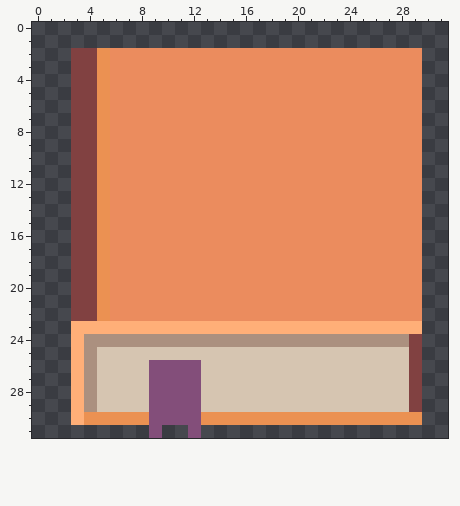
File history of a pixel-art sprite, Multy_Isaac/Assets/Resources/Sources/Images/Dic.png. This is how it looked before the edit.
The file is 32x32 pixels.
After the commit:
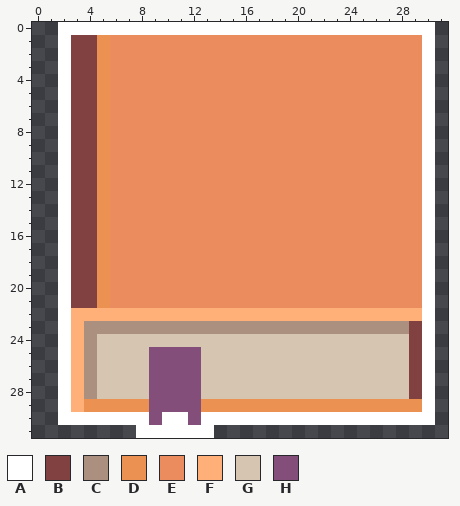
Palette (. is transparent): A #ffffff  B #814141  C #ab907f  D #eb9152  E #eb8c5e  F #ffaf78  G #d6c5b1  H #834e7a
Changes in this commit:
{"y":0,"x":2,"old":".............................","new":"AAAAAAAAAAAAAAAAAAAAAAAAAAAAA"}
{"y":1,"x":2,"old":".............................","new":"ABBDEEEEEEEEEEEEEEEEEEEEEEEEA"}
{"y":2,"x":2,"old":".","new":"A"}
{"y":2,"x":30,"old":".","new":"A"}
{"y":3,"x":2,"old":".","new":"A"}
{"y":3,"x":30,"old":".","new":"A"}
{"y":4,"x":2,"old":".","new":"A"}
{"y":4,"x":30,"old":".","new":"A"}
{"y":5,"x":2,"old":".","new":"A"}
{"y":5,"x":30,"old":".","new":"A"}
{"y":6,"x":2,"old":".","new":"A"}
{"y":6,"x":30,"old":".","new":"A"}
{"y":7,"x":2,"old":".","new":"A"}
{"y":7,"x":30,"old":".","new":"A"}
{"y":8,"x":2,"old":".","new":"A"}
{"y":8,"x":30,"old":".","new":"A"}
{"y":9,"x":2,"old":".","new":"A"}
{"y":9,"x":30,"old":".","new":"A"}
{"y":10,"x":2,"old":".","new":"A"}
{"y":10,"x":30,"old":".","new":"A"}
{"y":11,"x":2,"old":".","new":"A"}
{"y":11,"x":30,"old":".","new":"A"}
{"y":12,"x":2,"old":".","new":"A"}
{"y":12,"x":30,"old":".","new":"A"}
{"y":13,"x":2,"old":".","new":"A"}
{"y":13,"x":30,"old":".","new":"A"}
{"y":14,"x":2,"old":".","new":"A"}
{"y":14,"x":30,"old":".","new":"A"}
{"y":15,"x":2,"old":".","new":"A"}
{"y":15,"x":30,"old":".","new":"A"}
{"y":16,"x":2,"old":".","new":"A"}
{"y":16,"x":30,"old":".","new":"A"}
{"y":17,"x":2,"old":".","new":"A"}
{"y":17,"x":30,"old":".","new":"A"}
{"y":18,"x":2,"old":".","new":"A"}
{"y":18,"x":30,"old":".","new":"A"}
{"y":19,"x":2,"old":".","new":"A"}
{"y":19,"x":30,"old":".","new":"A"}
{"y":20,"x":2,"old":".","new":"A"}
{"y":20,"x":30,"old":".","new":"A"}
{"y":21,"x":2,"old":".","new":"A"}
{"y":21,"x":30,"old":".","new":"A"}
{"y":22,"x":2,"old":".BBDEEEEEEEEEEEEEEEEEEEEEEEE.","new":"AFFFFFFFFFFFFFFFFFFFFFFFFFFFA"}
{"y":23,"x":2,"old":".","new":"A"}
{"y":23,"x":4,"old":"FFFFFFFFFFFFFFFFFFFFFFFFFF.","new":"CCCCCCCCCCCCCCCCCCCCCCCCCBA"}
{"y":24,"x":2,"old":".","new":"A"}
{"y":24,"x":5,"old":"CCCCCCCCCCCCCCCCCCCCCCCC","new":"GGGGGGGGGGGGGGGGGGGGGGGG"}
{"y":24,"x":30,"old":".","new":"A"}
{"y":25,"x":2,"old":".","new":"A"}
{"y":25,"x":9,"old":"GGGG","new":"HHHH"}
{"y":25,"x":30,"old":".","new":"A"}
{"y":26,"x":2,"old":".","new":"A"}
{"y":26,"x":30,"old":".","new":"A"}
{"y":27,"x":2,"old":".","new":"A"}
{"y":27,"x":30,"old":".","new":"A"}
{"y":28,"x":2,"old":".","new":"A"}
{"y":28,"x":30,"old":".","new":"A"}
{"y":29,"x":2,"old":".","new":"A"}
{"y":29,"x":4,"old":"CGGGG","new":"DDDDD"}
{"y":29,"x":13,"old":"GGGGGGGGGGGGGGGGB.","new":"DDDDDDDDDDDDDDDDDA"}
{"y":30,"x":2,"old":".FDDDDD","new":"AAAAAAA"}
{"y":30,"x":10,"old":"HH","new":"AA"}
{"y":30,"x":13,"old":"DDDDDDDDDDDDDDDDD.","new":"AAAAAAAAAAAAAAAAAA"}
{"y":31,"x":8,"old":".H..H.","new":"AAAAAA"}
{"label":"changed","picture_box":[58,22,435,438]}
